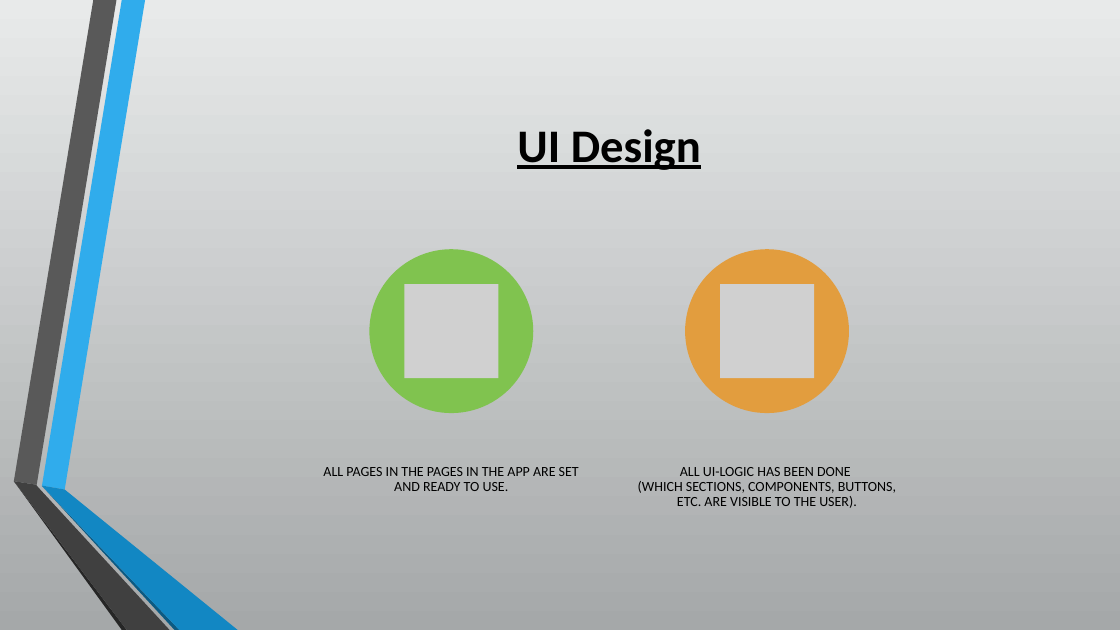
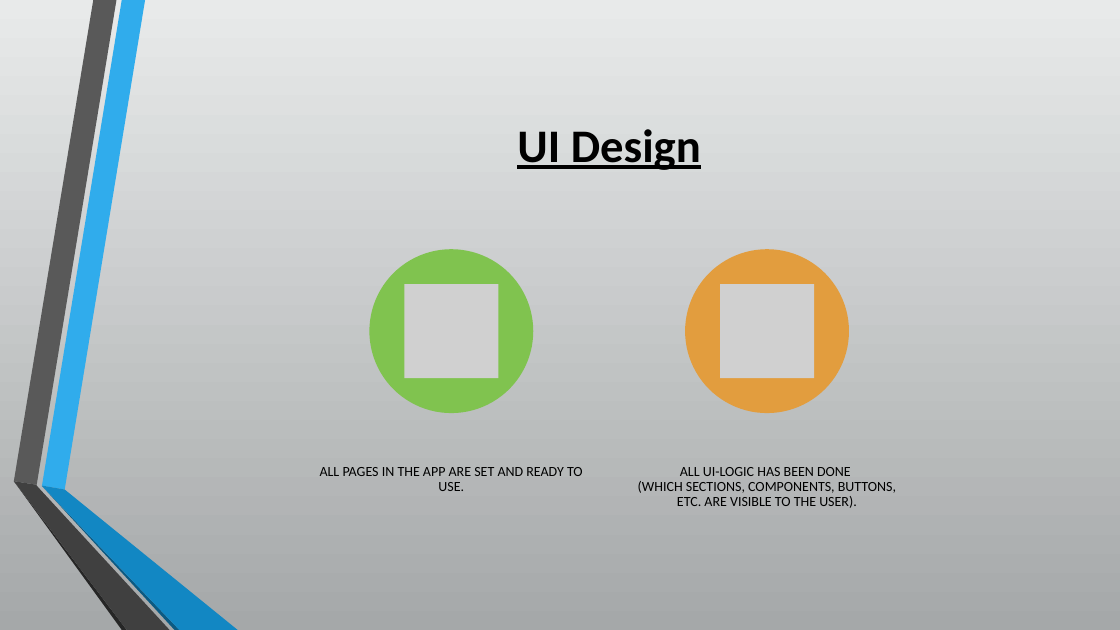
Before and after one commit to csbarak/MolOpt_Students_2023, a slide deck: slide 3 of Documents/SemesterB Marathon Presentation.pptx. Drawn at 1120x630 pixels with LibreOffice and Linux fonts; fonts in the diff are those of the drawing; grey boxes stand for pictures. Boxes give left, top, right and bottom in pixels: in the first picture for what was removed or moved away, otherwise in the second. Text is boxed around its words. In the diff, an @@ line names an element or a change of style, - is before the commit and + after.

```diff
--- a/Documents/SemesterB Marathon Presentation.pptx
+++ b/Documents/SemesterB Marathon Presentation.pptx
@@ text at box(320, 467, 583, 491): text changed @@
-ALL PAGES IN THE PAGES IN THE APP ARE SET AND READY TO USE.
+ALL PAGES IN THE APP ARE SET AND READY TO USE.
```
Also in this commit, not shown: 2 other slides changed, 6 other files.
